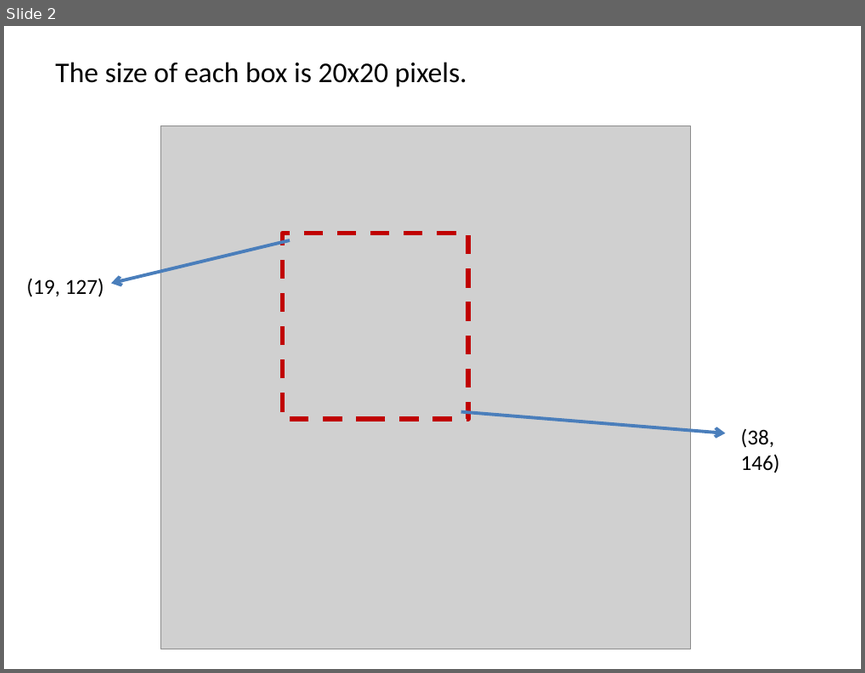
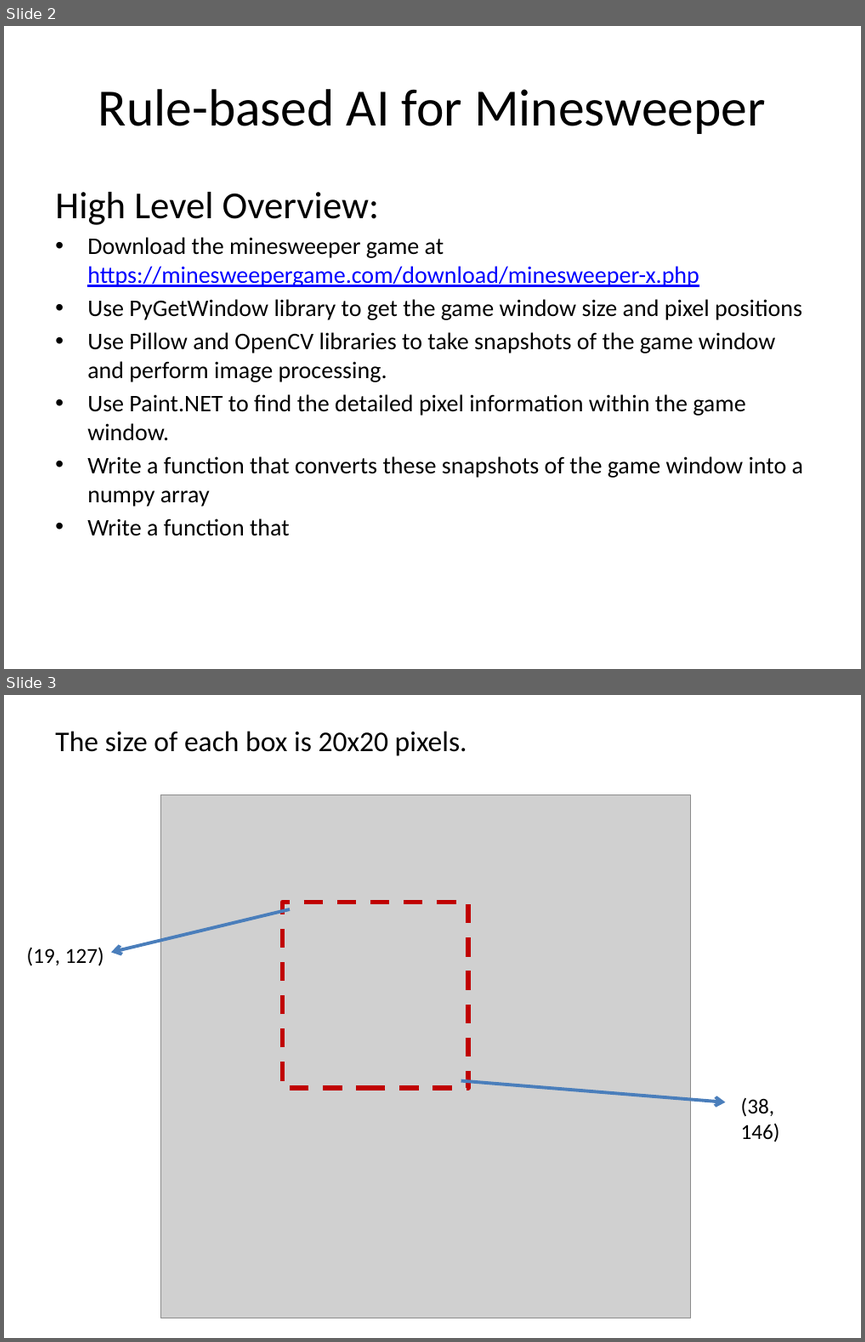
Before and after one commit to JohnnyTheDataScientist/minesweeper_ai, a slide deck: minesweeper_study.pptx. Shown one above the other, each under a label of ours: slide 2 before the commit, slides 2 and 3 after it. The pictures are 865x673 and 865x1342 pixels, drawn with LibreOffice and Linux fonts; fonts in the diff are those of the drawing; grey boxes stand for pictures. Boxes give left, top, right and bottom in pixels: in the first picture for what was removed or moved away, otherwise in the second. Text is boxed around its words. In the diff, an @@ line names an element or a change of style, - is before the commit and + after.

```diff
--- a/minesweeper_study.pptx
+++ b/minesweeper_study.pptx
@@ slide 2 added at bbox=[4, 26, 861, 669], background #FFFFFF @@
@@ title added at bbox=[98, 89, 766, 134], 44 pt, text #000000 @@
+Rule-based AI for Minesweeper
@@ text added at bbox=[55, 192, 803, 536], 20 pt, text #000000 @@
+High Level Overview:
+• Download the minesweeper game at https://minesweepergame.com/download/minesweeper-x.php
+• Use PyGetWindow library to get the game window size and pixel positions
+• Use Pillow and OpenCV libraries to take snapshots of the game window and perform image processing.
+• Use Paint.NET to find the detailed pixel information within the game window.
+• Write a function that converts these snapshots of the game window into a numpy array
+• Write a function that
@@ what was slide 2 is now slide 3 @@
```
Also in this commit, not shown: 2 other files.
